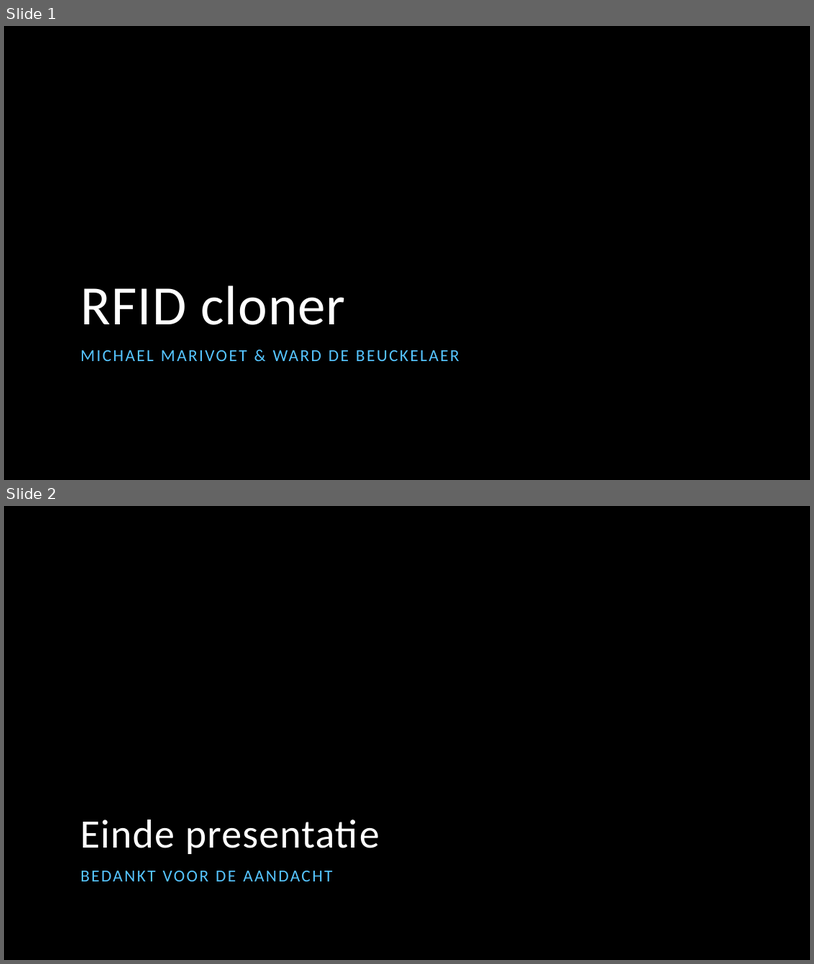
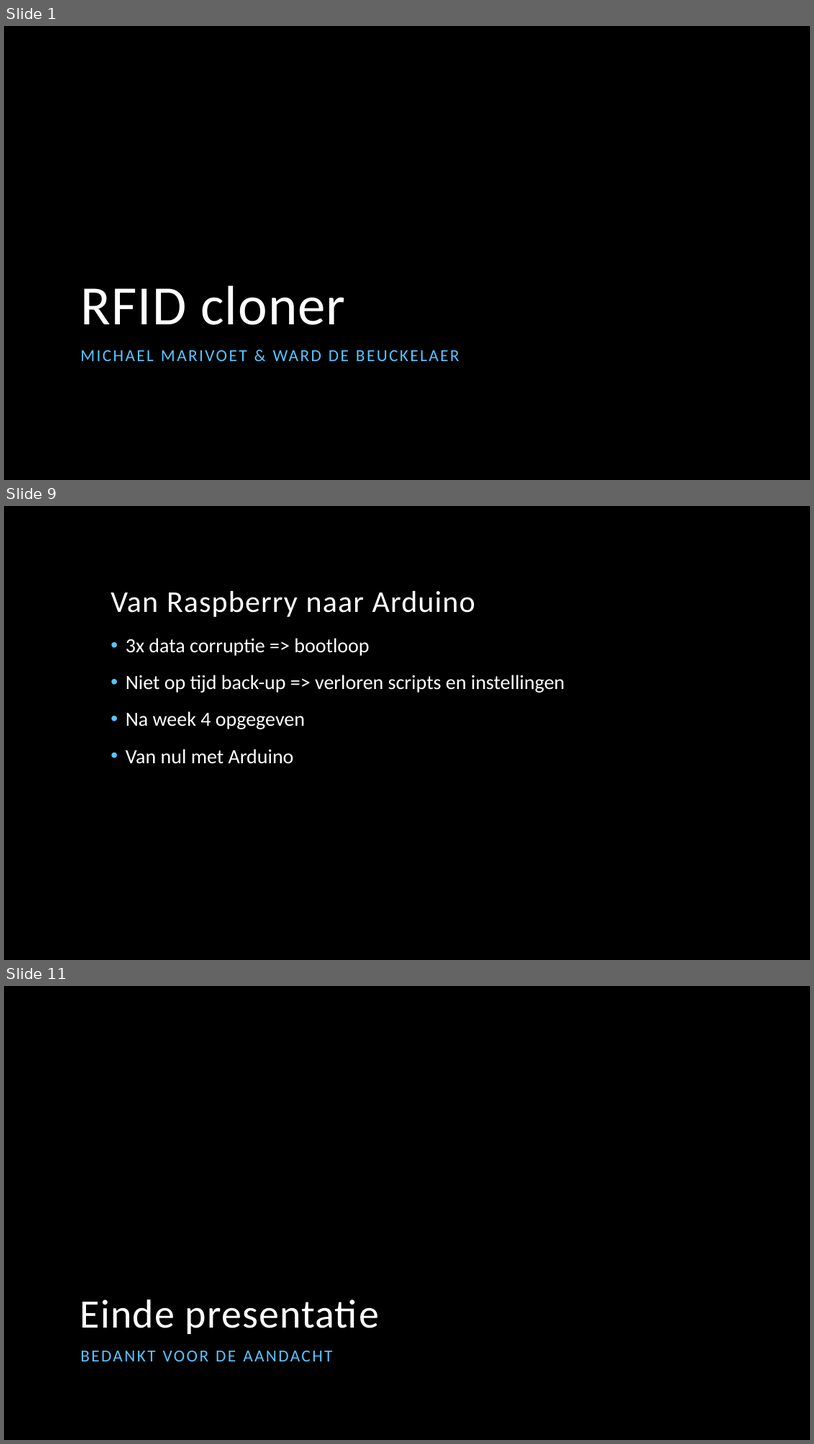
Before and after one commit to MichaelMar93/InfoSec_RFIDcloner, a slide deck: Information Security/Presentatie_RFIDcloner.pptx. Shown one above the other, each under a label of ours: slides 1 and 2 before the commit, slides 1, 9 and 11 after it; the slides between them are not shown. The pictures are 814x964 and 814x1444 pixels, drawn with LibreOffice and Linux fonts; fonts in the diff are those of the drawing; background and template pictures are left out. Boxes give left, top, right and bottom in pixels: in the first picture for what was removed or moved away, otherwise in the second. Text is boxed around its words. In the diff, an @@ line names an element or a change of style, - is before the commit and + after.

```diff
--- a/Information Security/Presentatie_RFIDcloner.pptx
+++ b/Information Security/Presentatie_RFIDcloner.pptx
@@ slide 9 added at [4, 506, 810, 960], background picture (left out) @@
@@ title added at [111, 591, 476, 617], 36 pt, text #FFFFFF @@
+Van Raspberry naar Arduino
@@ text added at [126, 638, 565, 764], 24 pt, text #FFFFFF @@
+• 3x data corruptie => bootloop
+• Niet op tijd back-up => verloren scripts en instellingen
+• Na week 4 opgegeven
+• Van nul met Arduino
@@ what was slide 2 is now slide 11 @@
```
Also in this commit, not shown: 8 other slides added.
